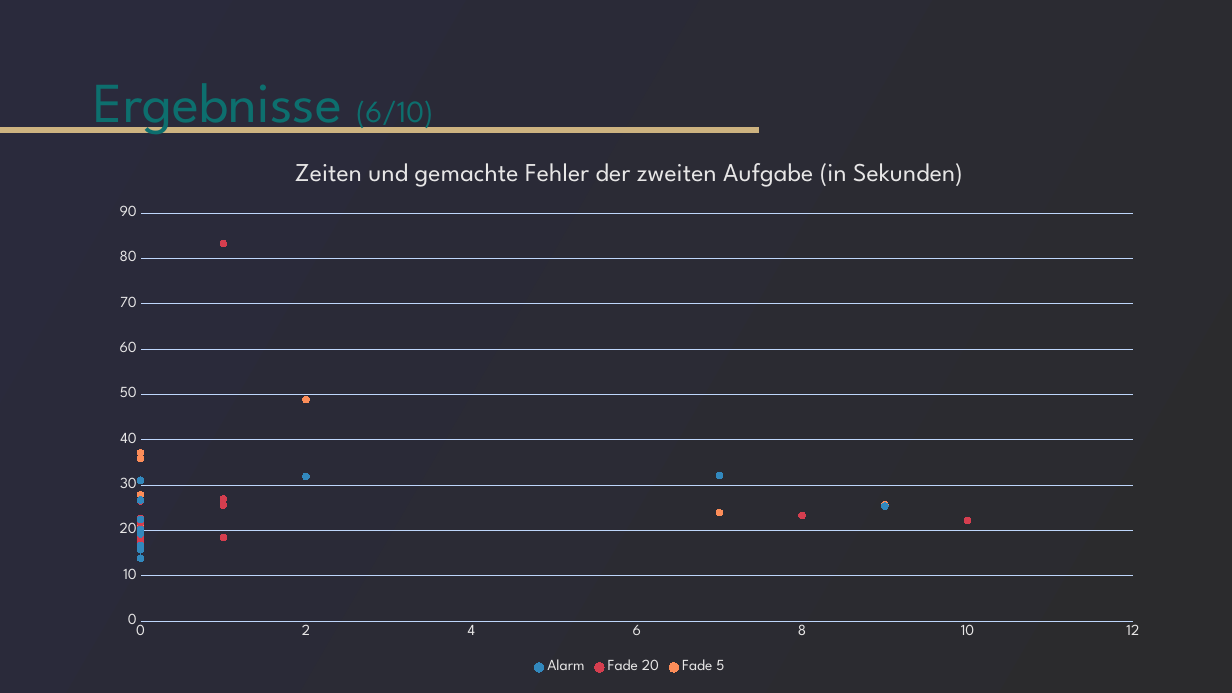
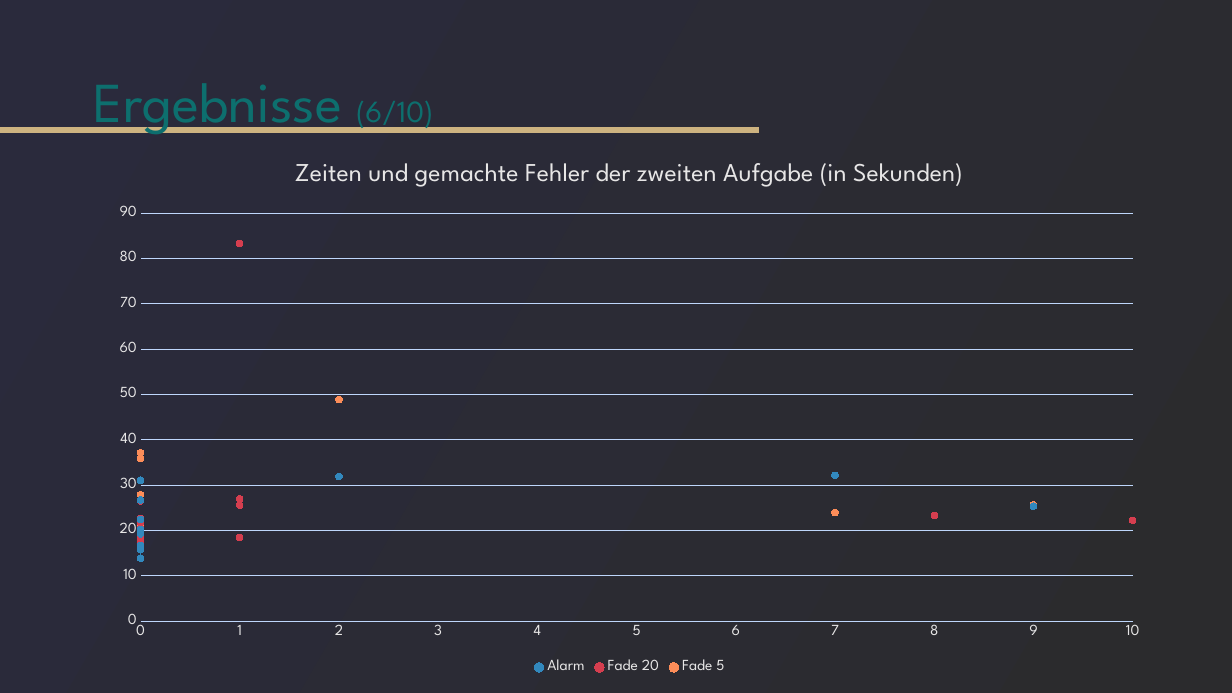
Before and after one commit to tlahmann/mci-af, a slide deck: slide 17 of presentation/Resync Studie.pptx. Drawn at 1232x693 pixels with LibreOffice and Linux fonts; fonts in the diff are those of the drawing. Boxes give left, top, right and bottom in pixels: in the first picture for what was removed or moved away, otherwise in the second. Text is boxed around its words. In the diff, an @@ line names an element or a change of style, - is before the commit and + after.

```diff
--- a/presentation/Resync Studie.pptx
+++ b/presentation/Resync Studie.pptx
@@ scatter chart at bbox=[98, 140, 1161, 679] @@
@@ category axis changed @@
```
Also in this commit, not shown: 5 other slides changed.
